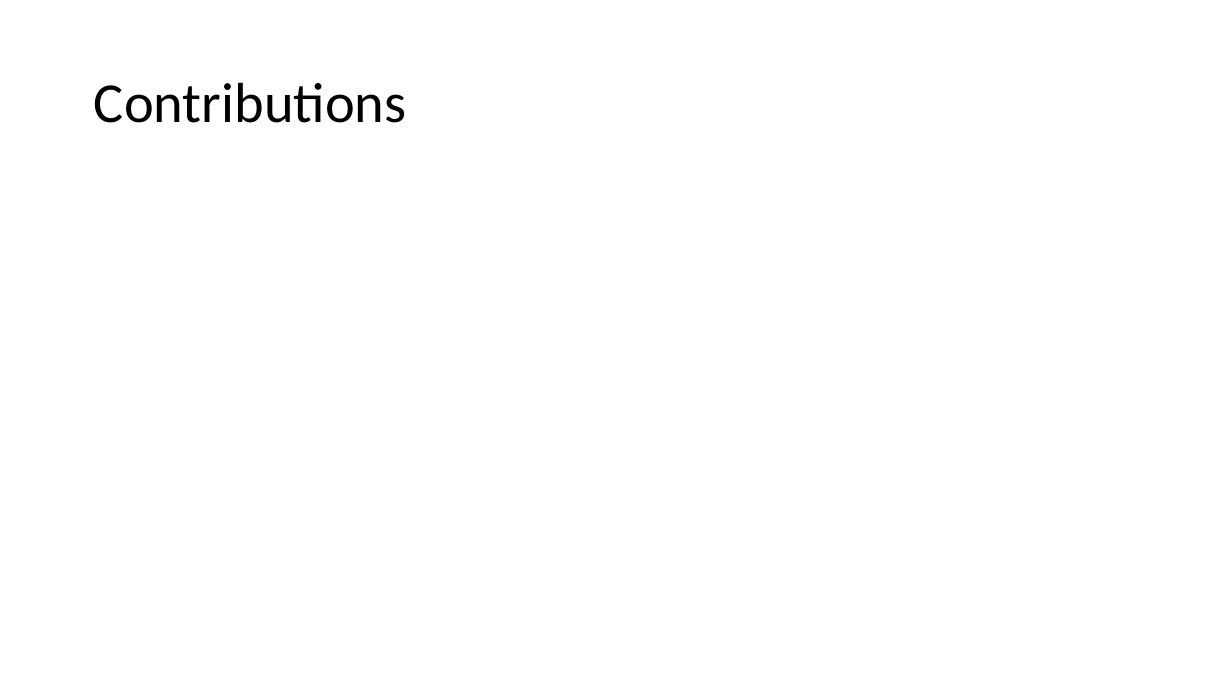
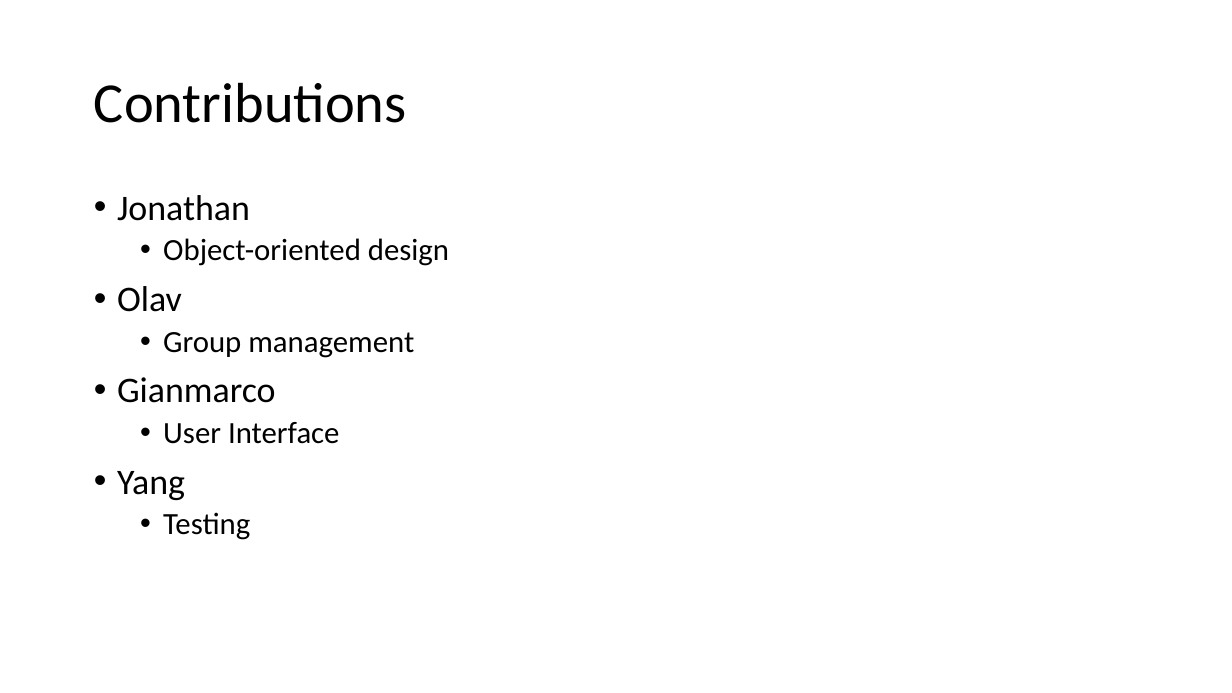
Before and after one commit to GroupProjectSpaceGame/Group-Project, a slide deck: slide 3 of Documentation/Space Adventure Game.pptx. Drawn at 1232x693 pixels with LibreOffice and Linux fonts; fonts in the diff are those of the drawing. Boxes give left, top, right and bottom in pixels: in the first picture for what was removed or moved away, otherwise in the second. Text is boxed around its words. In the diff, an @@ line names an element or a change of style, - is before the commit and + after.

```diff
--- a/Documentation/Space Adventure Game.pptx
+++ b/Documentation/Space Adventure Game.pptx
@@ text added at <box>117,195,449,540</box>, 24 pt, text #000000 @@
+• Jonathan
+  • Object-oriented design
+• Olav
+  • Group management
+• Gianmarco
+  • User Interface
+• Yang
+  • Testing
```
Also in this commit, not shown: 1 other slide changed, 1 slide added, 1 slide removed, 4 other files.
